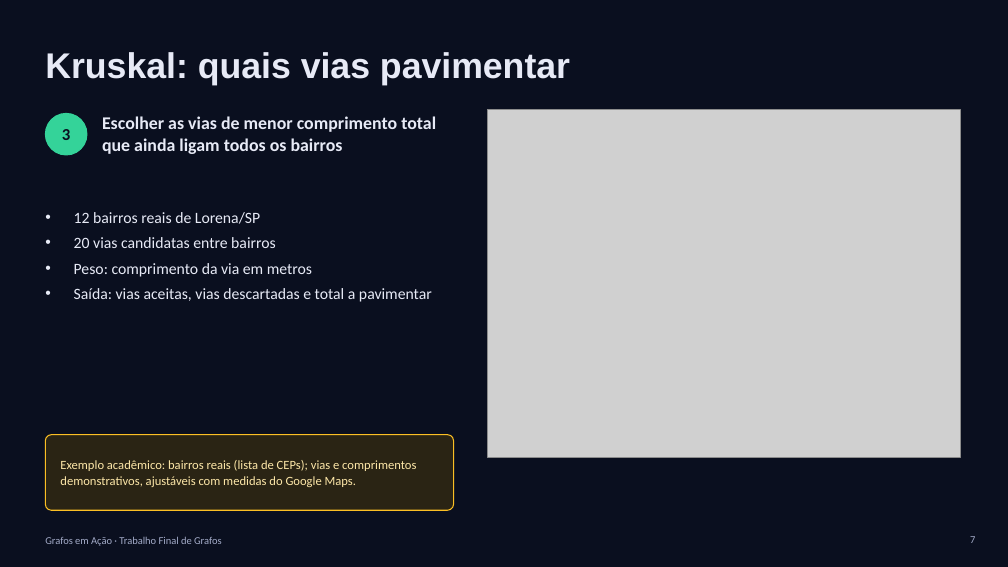
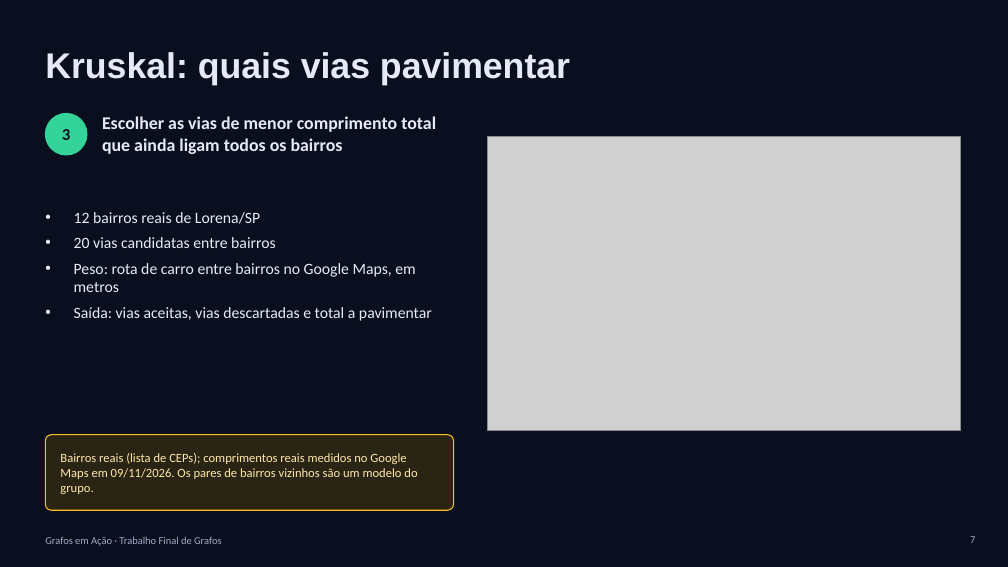
Before and after one commit to Martonidaz/Grafos-em-Acao, a slide deck: slide 7 of docs/Grafos_em_Acao_Apresentacao.pptx. Drawn at 1008x567 pixels with LibreOffice and Linux fonts; fonts in the diff are those of the drawing; grey boxes stand for pictures. Boxes give left, top, right and bottom in pixels: in the first picture for what was removed or moved away, otherwise in the second. Text is boxed around its words. In the diff, an @@ line names an element or a change of style, - is before the commit and + after.

Commit message:
Atualiza a apresentação com os dados reais
Slides 3, 5, 7, 12, 13 e 15: critério do peso (rota de carro no Google
Maps), avisos sem "demonstrativo", novos resultados (Dijkstra 17,88 km
Cabelinha -> Vila Passos -> Centro -> Shopping -> Aldo Nassif; Kruskal
28.022 m, economia de 37.696 m / 57%), 43 testes com pytest e a
referência da Buser trocada pelo Google Maps.

Capturas novas (com o player dentro do cartão do grafo) nos slides 5, 7,
8 e 9, encaixadas sem distorcer; docs/capturas atualizado para o README.

```diff
--- a/docs/Grafos_em_Acao_Apresentacao.pptx
+++ b/docs/Grafos_em_Acao_Apresentacao.pptx
@@ picture resized from (x1=488, y1=110, x2=960, y2=457) to (x1=488, y1=137, x2=960, y2=431) @@
@@ text at (x1=74, y1=263, x2=415, y2=292): text changed @@
-• Peso: comprimento da via em metros
+• Peso: rota de carro entre bairros no Google Maps, em metros
@@ text at (x1=60, y1=453, x2=417, y2=494): text changed @@
-Exemplo acadêmico: bairros reais (lista de CEPs); vias e comprimentos demonstrativos, ajustáveis com medidas do Google Maps.
+Bairros reais (lista de CEPs); comprimentos reais medidos no Google Maps em 09/11/2026. Os pares de bairros vizinhos são um modelo do grupo.
```
Also in this commit, not shown: 7 other slides changed, 2 other files.
